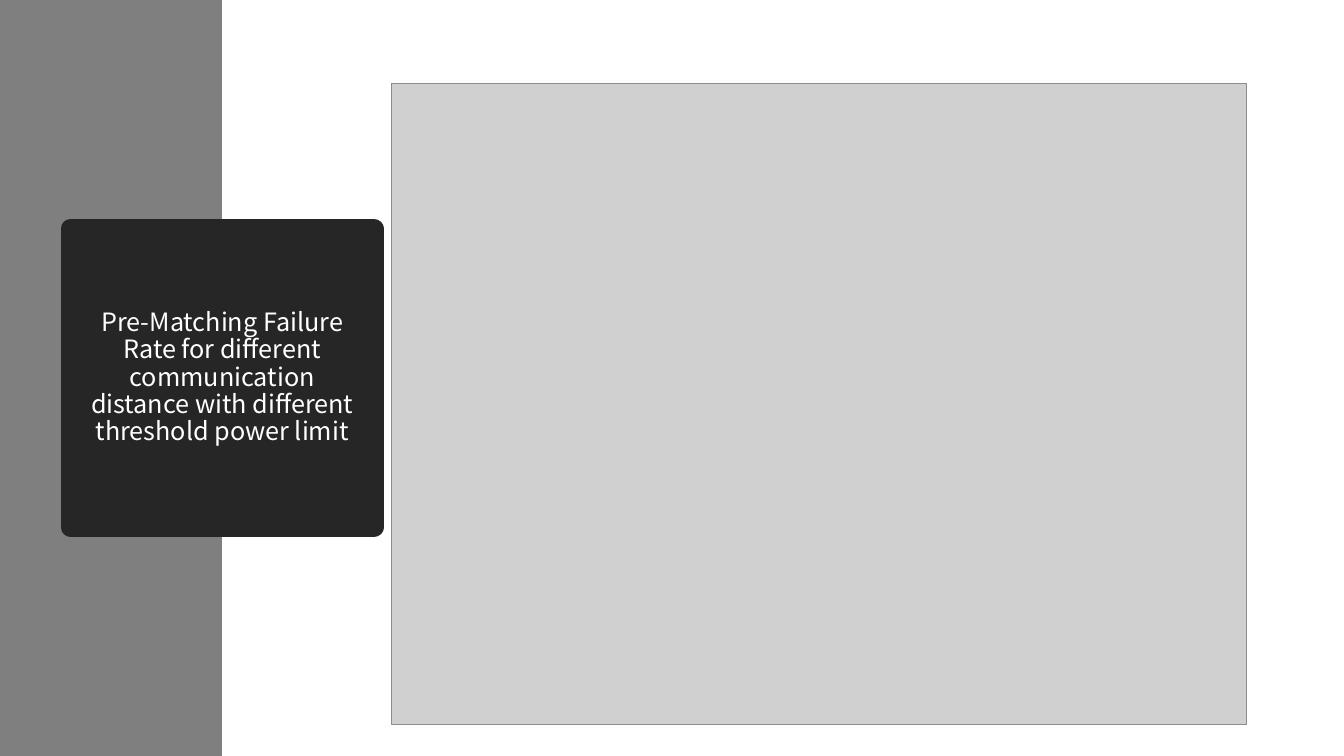
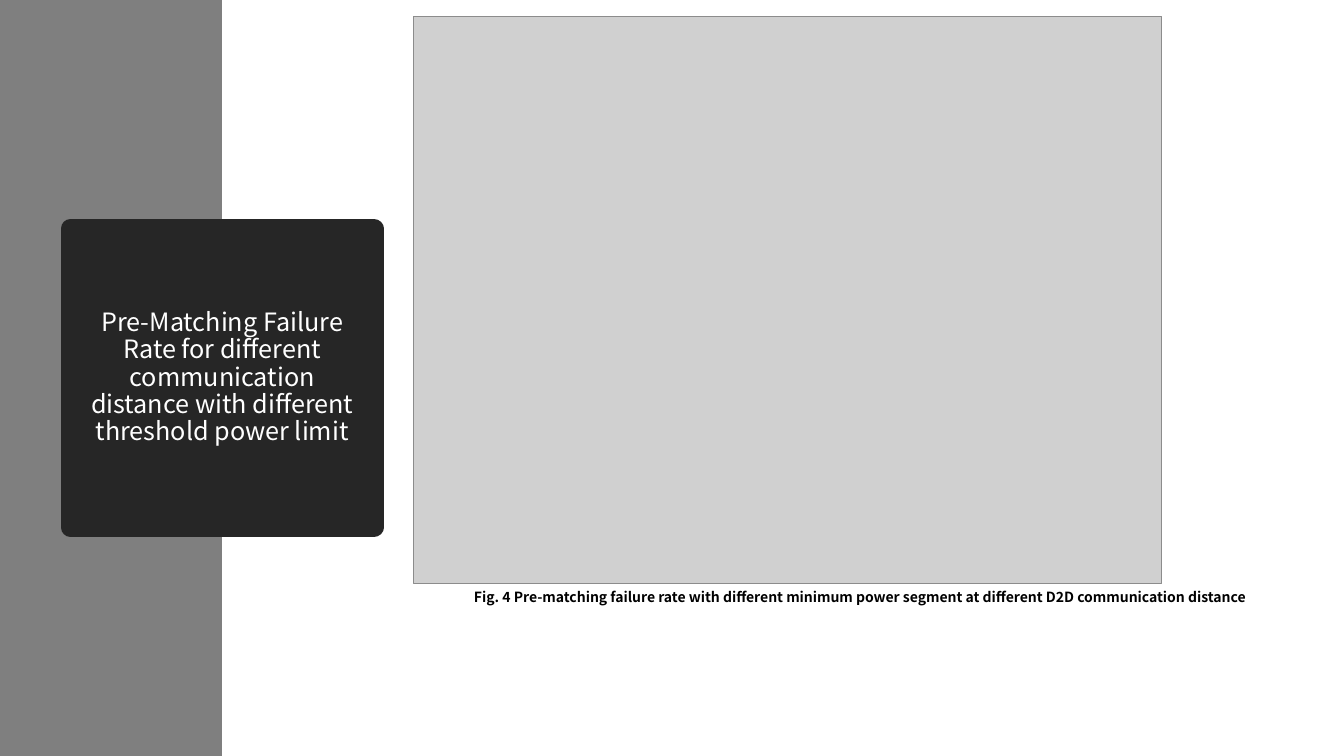
Before and after one commit to lyb1234567/Third-year-lectures, a slide deck: slide 38 of EEE380/Second Marker.pptx (slide 40 before the commit). Drawn at 1344x756 pixels with LibreOffice and Linux fonts; fonts in the diff are those of the drawing; grey boxes stand for pictures. Boxes give left, top, right and bottom in pixels: in the first picture for what was removed or moved away, otherwise in the second. Text is boxed around its words. In the diff, an @@ line names an element or a change of style, - is before the commit and + after.

```diff
--- a/EEE380/Second Marker.pptx
+++ b/EEE380/Second Marker.pptx
@@ picture: place and size @@
-picture at <box>392,84,1247,725</box>
+picture at <box>413,16,1162,584</box>
@@ text added at <box>474,590,1246,606</box>, 10 pt, text #000000, bold @@
+Fig. 4 Pre-matching failure rate with different minimum power segment at different D2D communication distance
```
Also in this commit, not shown: 28 other slides changed, 6 slides added, 4 slides removed, 22 other files.
